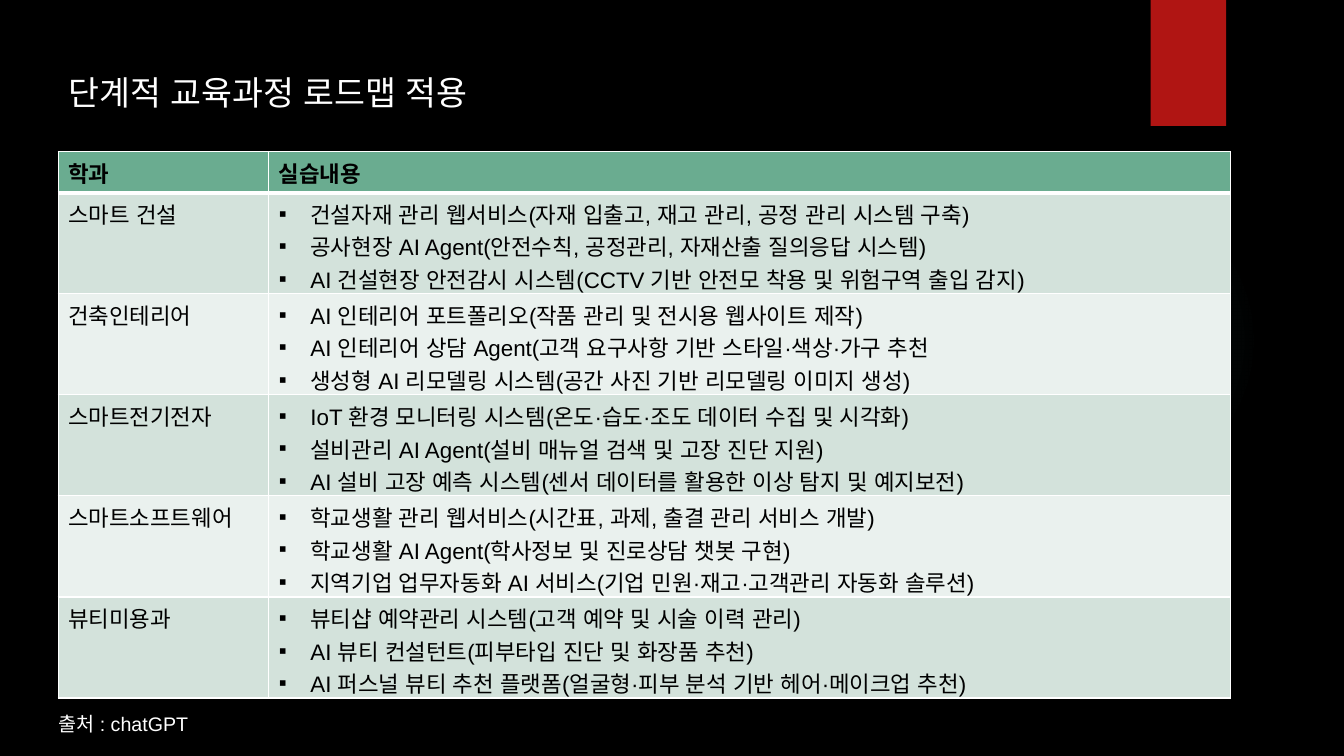
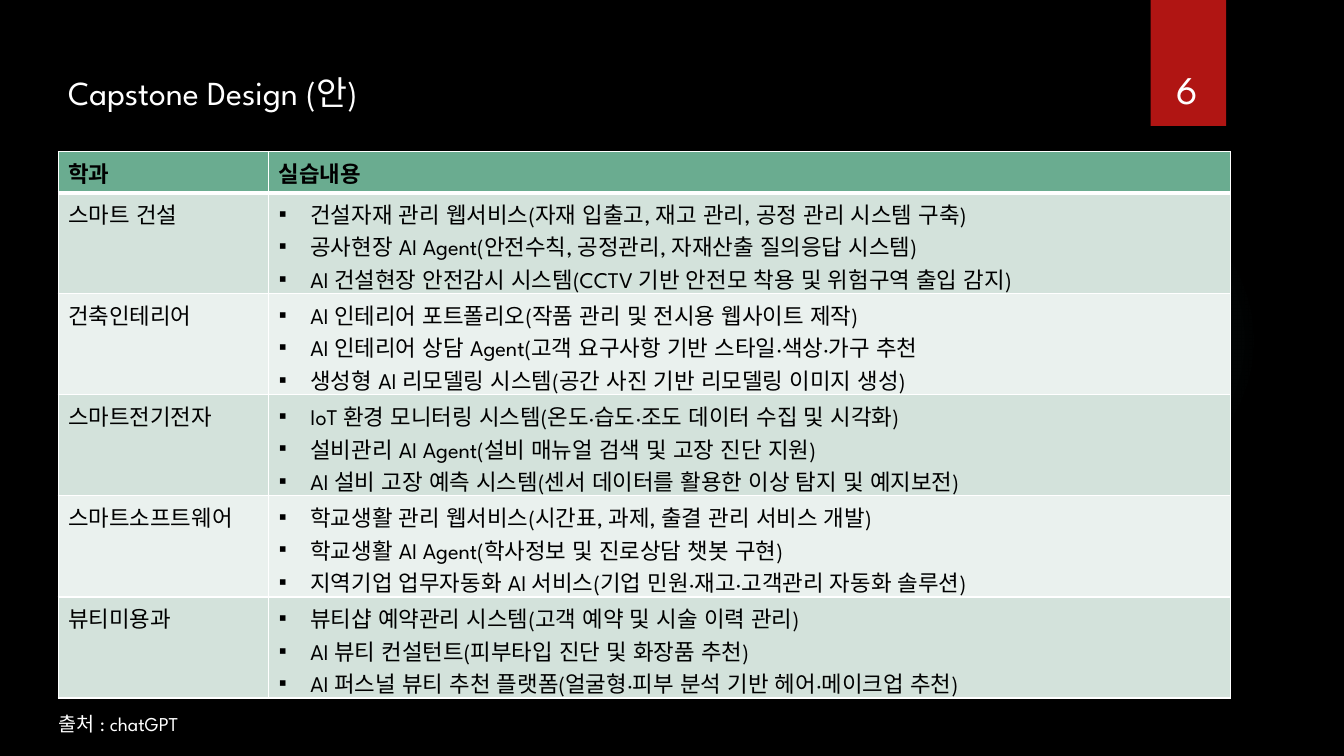
Before and after one commit to ancestor9/Introduction-to-BigData-Analysis, a slide deck: slide 6 of AI 역량강화.pptx (slide 4 before the commit). Drawn at 1344x756 pixels with LibreOffice and Linux fonts; fonts in the diff are those of the drawing; background and template pictures are left out. Boxes give left, top, right and bottom in pixels: in the first picture for what was removed or moved away, otherwise in the second. Text is boxed around its words. In the diff, an @@ line names an element or a change of style, - is before the commit and + after.

```diff
--- a/AI 역량강화.pptx
+++ b/AI 역량강화.pptx
@@ text at bbox=[68, 77, 357, 113]: text changed; font Arial to League Spartan @@
-단계적 교육과정 로드맵 적용
+Capstone Design (안)
@@ page number added at bbox=[1177, 78, 1199, 105], 28 pt, text #FFFFFF @@
+6
@@ table at bbox=[58, 151, 1231, 703] @@
@@ font Arial to League Spartan @@
@@ text "출처 : chatGPT" at bbox=[58, 714, 179, 733]: font Arial to League Spartan @@
```
Also in this commit, not shown: 37 other slides changed, 6 slides added, 1 slide removed, 1 other file.
